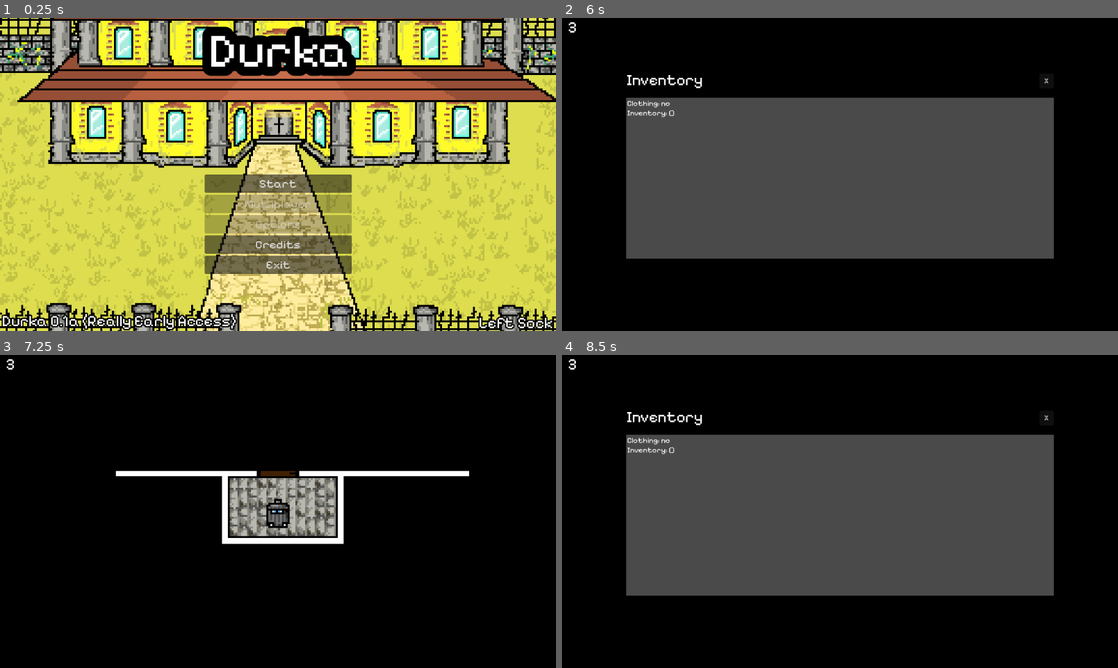
Above: before the commit, frames 1-4 (two rows, left to right).
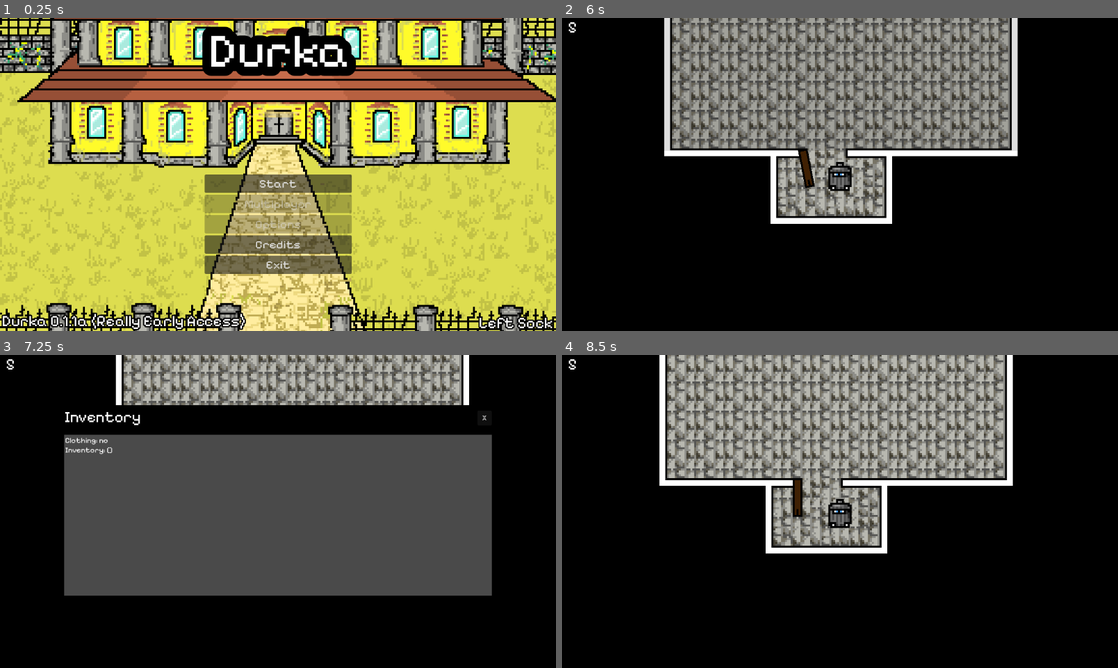
Above: after the commit, the same moments.

Repository: fawgio/durka-game
Game: Godot game, scene res://scenes/main.tscn
Same seed, same stepped clock (60 frames per second), same inputs: the game is played once before the commit and once after it.
Inputs (mouse positions are in pixels of both pictures, inside the frame that each line leads up to):
- Up to frame 1 (0.25 s): no input
- Up to frame 2 (6 s): click "Start" at 0.5 s; tap Enter at 1.25, 3.5, 5 s; move the mouse to (962, 158) at 1.27 s; hold D (right) 1.28-2 s; click (962, 158) at 1.35 s; tap E (inv) at 1.55, 2.85, 3.8, 5.3 s; click "X" at 2 s; tap Space at 2.75, 4.25, 5.75 s; move the mouse to (728, 190) at 2.77 s; hold S (down) 2.78-3.53 s; click (728, 190) at 3.05 s; move the mouse to (895, 105) at 3.52 s; hold D (right) 3.53-4.28 s; tap 1 (b1p) at 3.6 s; move the mouse to (812, 237) at 4.27 s; hold W (up) 4.28-5.03 s; tap 2 (b2p) at 4.35 s; click (812, 237) at 4.55 s; move the mouse to (1006, 221) at 5.02 s; hold A (left) from 5.03 s (still down); right-click (1006, 221) at 5.1 s; tap Escape (exina) at 5.65 s; move the mouse to (673, 127) at 5.77 s; click (673, 127) at 5.85 s
- Up to frame 3 (7.25 s): move the mouse to (305, 511) at 6.52 s; release A (left) at 6.53 s; hold S (down) from 6.53 s (still down); tap E (inv) at 6.6 s; click (305, 511) at 6.67 s
- Up to frame 4 (8.5 s): move the mouse to (756, 433) at 7.27 s; release S (down) at 7.28 s; hold D (right) 7.28-8.03 s; tap Shift at 7.35 s; click (756, 433) at 7.55 s; move the mouse to (962, 495) at 8.02 s; hold W (up) from 8.03 s (still down); click (962, 495) at 8.1 s; tap E (inv) at 8.3 s

The runs differ from the first frame. In frame 1, 0.8% of the frame differs, in the area x 12-45%, y 94-100%; in frame 2, 53%; in frame 3, 49%; in frame 4, 53%, in the area x 1-89%, y 0-77%.
Error in both runs: Invalid call. Nonexistent function '<null> (Callable)'. (res://scripts/gui.gd:18)

Commit message:
Add bat + Bug fixes
Fixed bugs:
- Wrong rotation of doors in the hall
- Not working Escape to exit interaction

Diff:
--- /dev/null
+++ b/scenes/bat.tscn
@@ -0,0 +1,28 @@
+[gd_scene load_steps=5 format=3 uid="uid://bgg6eavn0wdbv"]
+
+[ext_resource type="Script" uid="uid://dgvsagedg36s0" path="res://scripts/bat.gd" id="1_cnldk"]
+[ext_resource type="Texture2D" uid="uid://coskernx1nljr" path="res://sprites/bat.png" id="1_uhqni"]
+
+[sub_resource type="RectangleShape2D" id="RectangleShape2D_cnldk"]
+size = Vector2(9.5, 4)
+
+[sub_resource type="SpriteFrames" id="SpriteFrames_48wkk"]
+animations = [{
+"frames": [{
+"duration": 1.0,
+"texture": ExtResource("1_uhqni")
+}],
+"loop": true,
+"name": &"default",
+"speed": 5.0
+}]
+
+[node name="bat" type="CharacterBody2D"]
+script = ExtResource("1_cnldk")
+
+[node name="col" type="CollisionShape2D" parent="."]
+position = Vector2(0.25, 0)
+shape = SubResource("RectangleShape2D_cnldk")
+
+[node name="spr" type="AnimatedSprite2D" parent="."]
+sprite_frames = SubResource("SpriteFrames_48wkk")
--- a/scenes/game.tscn
+++ b/scenes/game.tscn
@@ -144,7 +144,7 @@
 }]
 
 [sub_resource type="RectangleShape2D" id="RectangleShape2D_ntlq0"]
-size = Vector2(4.5, 20)
+size = Vector2(20, 4.875)
 
 [sub_resource type="CapsuleShape2D" id="CapsuleShape2D_inisg"]
 radius = 6.75
@@ -433,11 +433,12 @@
 [node name="doors" type="Node2D" parent="room2"]
 
 [node name="door" type="CharacterBody2D" parent="room2/doors"]
-position = Vector2(155, 75)
+position = Vector2(147.25, 68)
+rotation = 1.5707964
 script = ExtResource("11_8qhb1")
 
 [node name="col" type="CollisionShape2D" parent="room2/doors/door"]
-position = Vector2(0.25, -7)
+position = Vector2(0, -7.8125076)
 shape = SubResource("RectangleShape2D_ntlq0")
 
 [node name="spr" type="AnimatedSprite2D" parent="room2/doors/door"]
@@ -468,7 +469,8 @@
 [node name="doors" type="Node2D" parent="room3"]
 
 [node name="door" type="CharacterBody2D" parent="room3/doors"]
-position = Vector2(154.5, 75)
+position = Vector2(146.75, 68)
+rotation = 1.5707964
 script = ExtResource("11_8qhb1")
 
 [node name="col" type="CollisionShape2D" parent="room3/doors/door"]
@@ -502,7 +504,8 @@
 [node name="doors" type="Node2D" parent="room4"]
 
 [node name="door" type="CharacterBody2D" parent="room4/doors"]
-position = Vector2(155.5, 75.5)
+position = Vector2(147.75, 68.5)
+rotation = 1.5707964
 script = ExtResource("11_8qhb1")
 
 [node name="col" type="CollisionShape2D" parent="room4/doors/door"]
@@ -536,7 +539,8 @@
 [node name="doors" type="Node2D" parent="room5"]
 
 [node name="door" type="CharacterBody2D" parent="room5/doors"]
-position = Vector2(155.5, 70.25)
+position = Vector2(147.75, 63.25)
+rotation = 1.5707964
 script = ExtResource("11_8qhb1")
 
 [node name="col" type="CollisionShape2D" parent="room5/doors/door"]
@@ -570,7 +574,8 @@
 [node name="doors" type="Node2D" parent="room6"]
 
 [node name="door" type="CharacterBody2D" parent="room6/doors"]
-position = Vector2(155.5, 60)
+position = Vector2(147.75, 53)
+rotation = 1.5707964
 script = ExtResource("11_8qhb1")
 
 [node name="col" type="CollisionShape2D" parent="room6/doors/door"]
@@ -604,7 +609,8 @@
 [node name="doors" type="Node2D" parent="room7"]
 
 [node name="door" type="CharacterBody2D" parent="room7/doors"]
-position = Vector2(-0.75, 75)
+position = Vector2(-8.5, 68)
+rotation = 1.5707964
 script = ExtResource("11_8qhb1")
 
 [node name="col" type="CollisionShape2D" parent="room7/doors/door"]
@@ -638,7 +644,8 @@
 [node name="doors" type="Node2D" parent="room8"]
 
 [node name="door" type="CharacterBody2D" parent="room8/doors"]
-position = Vector2(-0.75, 75)
+position = Vector2(-8.5, 68)
+rotation = 1.5707964
 script = ExtResource("11_8qhb1")
 
 [node name="col" type="CollisionShape2D" parent="room8/doors/door"]
@@ -693,6 +700,7 @@
 [node name="closet2" type="CharacterBody2D" parent="."]
 position = Vector2(-68.25, -133)
 script = ExtResource("19_37s47")
+cname = "no"
 
 [node name="col" type="CollisionShape2D" parent="closet2"]
 shape = SubResource("RectangleShape2D_bt5mj")
--- /dev/null
+++ b/scenes/game_r.tscn
@@ -0,0 +1,225 @@
+[gd_scene load_steps=19 format=3 uid="uid://ey4wjxqanpji"]
+
+[ext_resource type="Script" uid="uid://cobimuguia3jc" path="res://scripts/game.gd" id="1_i7jcm"]
+[ext_resource type="Texture2D" uid="uid://gpwh3psjbu8e" path="res://tiles.png" id="2_7xvsx"]
+[ext_resource type="Script" uid="uid://10avkgj3mymp" path="res://scripts/random.gd" id="3_7b4bf"]
+[ext_resource type="Script" uid="uid://dxm0ifati1wf1" path="res://scripts/enemy.gd" id="6_ys01m"]
+[ext_resource type="Texture2D" uid="uid://bbnvgfymh1c6o" path="res://sprites/sanitar_move.png" id="7_q1rja"]
+[ext_resource type="Texture2D" uid="uid://kgywscxjtixa" path="res://sprites/sanitar_sus.png" id="8_pmj3l"]
+[ext_resource type="Texture2D" uid="uid://brr1d4xsd7b8g" path="res://sprites/sanitar_north.png" id="9_jjftf"]
+
+[sub_resource type="TileSetAtlasSource" id="TileSetAtlasSource_i28rj"]
+texture = ExtResource("2_7xvsx")
+texture_region_size = Vector2i(5, 5)
+0:0/0 = 0
+1:0/0 = 0
+2:0/0 = 0
+3:0/0 = 0
+4:0/0 = 0
+5:0/0 = 0
+6:0/0 = 0
+7:0/0 = 0
+0:1/0 = 0
+1:1/0 = 0
+2:1/0 = 0
+3:1/0 = 0
+4:1/0 = 0
+5:1/0 = 0
+6:1/0 = 0
+7:1/0 = 0
+0:2/0 = 0
+1:2/0 = 0
+2:2/0 = 0
+3:2/0 = 0
+4:2/0 = 0
+5:2/0 = 0
+6:2/0 = 0
+7:2/0 = 0
+0:3/0 = 0
+0:3/0/physics_layer_0/polygon_0/points = PackedVector2Array(-2.5, -2.5, 2.5, -2.5, 2.5, 2.5, -2.5, 2.5)
+1:3/0 = 0
+1:3/0/physics_layer_0/polygon_0/points = PackedVector2Array(-2.5, -2.5, 2.5, -2.5, 2.5, 2.5, -2.5, 2.5)
+2:3/0 = 0
+2:3/0/physics_layer_0/polygon_0/points = PackedVector2Array(-2.5, -2.5, 2.5, -2.5, 2.5, 2.5, -2.5, 2.5)
+3:3/0 = 0
+3:3/0/physics_layer_0/polygon_0/points = PackedVector2Array(-2.5, -2.5, 2.5, -2.5, 2.5, 2.5, -2.5, 2.5)
+4:3/0 = 0
+4:3/0/physics_layer_0/polygon_0/points = PackedVector2Array(-2.5, -2.5, 2.5, -2.5, 2.5, 2.5, -2.5, 2.5)
+5:3/0 = 0
+5:3/0/physics_layer_0/polygon_0/points = PackedVector2Array(-2.5, -2.5, 2.5, -2.5, 2.5, 2.5, -2.5, 2.5)
+6:3/0 = 0
+7:3/0 = 0
+0:4/0 = 0
+0:4/0/physics_layer_0/polygon_0/points = PackedVector2Array(-2.5, -2.5, 2.5, -2.5, 2.5, 2.5, -2.5, 2.5)
+1:4/0 = 0
+1:4/0/physics_layer_0/polygon_0/points = PackedVector2Array(-2.5, -2.5, 2.5, -2.5, 2.5, 2.5, -2.5, 2.5)
+2:4/0 = 0
+2:4/0/physics_layer_0/polygon_0/points = PackedVector2Array(-2.5, -2.5, 2.5, -2.5, 2.5, 2.5, -2.5, 2.5)
+3:4/0 = 0
+3:4/0/physics_layer_0/polygon_0/points = PackedVector2Array(-2.5, -2.5, 2.5, -2.5, 2.5, 2.5, -2.5, 2.5)
+4:4/0 = 0
+5:4/0 = 0
+6:4/0 = 0
+7:4/0 = 0
+0:5/0 = 0
+1:5/0 = 0
+1:5/0/physics_layer_0/polygon_0/points = PackedVector2Array(-2.5, -2.5, 2.5, -2.5, 2.5, 2.5, -2.5, 2.5)
+2:5/0 = 0
+2:5/0/physics_layer_0/polygon_0/points = PackedVector2Array(-2.5, -2.5, 2.5, -2.5, 2.5, 2.5, -2.5, 2.5)
+3:5/0 = 0
+3:5/0/physics_layer_0/polygon_0/points = PackedVector2Array(-2.5, -2.5, 2.5, -2.5, 2.5, 2.5, -2.5, 2.5)
+4:5/0 = 0
+5:5/0 = 0
+6:5/0 = 0
+7:5/0 = 0
+0:6/0 = 0
+1:6/0 = 0
+1:6/0/physics_layer_0/polygon_0/points = PackedVector2Array(-2.5, -2.5, 2.5, -2.5, 2.5, 2.5, -2.5, 2.5)
+2:6/0 = 0
+2:6/0/physics_layer_0/polygon_0/points = PackedVector2Array(-2.5, -2.5, 2.5, -2.5, 2.5, 2.5, -2.5, 2.5)
+3:6/0 = 0
+3:6/0/physics_layer_0/polygon_0/points = PackedVector2Array(-2.5, -2.5, 2.5, -2.5, 2.5, 2.5, -2.5, 2.5)
+4:6/0 = 0
+5:6/0 = 0
+6:6/0 = 0
+7:6/0 = 0
+0:7/0 = 0
+1:7/0 = 0
+1:7/0/physics_layer_0/polygon_0/points = PackedVector2Array(-2.5, -2.5, 2.5, -2.5, 2.5, 2.5, -2.5, 2.5)
+2:7/0 = 0
+2:7/0/physics_layer_0/polygon_0/points = PackedVector2Array(-2.5, -2.5, 2.5, -2.5, 2.5, 2.5, -2.5, 2.5)
+3:7/0 = 0
+3:7/0/physics_layer_0/polygon_0/points = PackedVector2Array(-2.5, -2.5, 2.5, -2.5, 2.5, 2.5, -2.5, 2.5)
+4:7/0 = 0
+5:7/0 = 0
+6:7/0 = 0
+7:7/0 = 0
+0:8/0 = 0
+1:8/0 = 0
+1:8/0/physics_layer_0/polygon_0/points = PackedVector2Array(-2.5, -2.5, 2.5, -2.5, 2.5, 2.5, -2.5, 2.5)
+2:8/0 = 0
+3:8/0 = 0
+4:8/0 = 0
+5:8/0 = 0
+6:8/0 = 0
+7:8/0 = 0
+0:9/0 = 0
+1:9/0 = 0
+2:9/0 = 0
+3:9/0 = 0
+4:9/0 = 0
+5:9/0 = 0
+6:9/0 = 0
+7:9/0 = 0
+
+[sub_resource type="TileSet" id="TileSet_ugmxj"]
+tile_size = Vector2i(5, 5)
+physics_layer_0/collision_layer = 1
+sources/1 = SubResource("TileSetAtlasSource_i28rj")
+
+[sub_resource type="CapsuleShape2D" id="CapsuleShape2D_4dxsl"]
+radius = 6.75
+height = 22.5
+
+[sub_resource type="AtlasTexture" id="AtlasTexture_6mj8y"]
+atlas = ExtResource("7_q1rja")
+region = Rect2(0, 0, 18, 21)
+
+[sub_resource type="AtlasTexture" id="AtlasTexture_6iia4"]
+atlas = ExtResource("7_q1rja")
+region = Rect2(18, 0, 18, 21)
+
+[sub_resource type="AtlasTexture" id="AtlasTexture_23sdy"]
+atlas = ExtResource("7_q1rja")
+region = Rect2(0, 0, 17, 21)
+
+[sub_resource type="AtlasTexture" id="AtlasTexture_6svua"]
+atlas = ExtResource("7_q1rja")
+region = Rect2(0, 0, 18, 21)
+
+[sub_resource type="AtlasTexture" id="AtlasTexture_p7pa8"]
+atlas = ExtResource("7_q1rja")
+region = Rect2(18, 0, 18, 21)
+
+[sub_resource type="AtlasTexture" id="AtlasTexture_mvnc5"]
+atlas = ExtResource("9_jjftf")
+region = Rect2(0, 0, 11, 18)
+
+[sub_resource type="AtlasTexture" id="AtlasTexture_ddupd"]
+atlas = ExtResource("9_jjftf")
+region = Rect2(11, 0, 11, 18)
+
+[sub_resource type="SpriteFrames" id="SpriteFrames_nvkp4"]
+animations = [{
+"frames": [],
+"loop": true,
+"name": &"idle",
+"speed": 5.0
+}, {
+"frames": [{
+"duration": 1.0,
+"texture": SubResource("AtlasTexture_6mj8y")
+}, {
+"duration": 1.0,
+"texture": SubResource("AtlasTexture_6iia4")
+}],
+"loop": true,
+"name": &"running",
+"speed": 5.0
+}, {
+"frames": [{
+"duration": 1.0,
+"texture": ExtResource("8_pmj3l")
+}, {
+"duration": 1.0,
+"texture": SubResource("AtlasTexture_23sdy")
+}],
+"loop": true,
+"name": &"sus",
+"speed": 5.0
+}, {
+"frames": [{
+"duration": 1.0,
+"texture": SubResource("AtlasTexture_6svua")
+}, {
+"duration": 1.0,
+"texture": SubResource("AtlasTexture_p7pa8")
+}],
+"loop": true,
+"name": &"walking",
+"speed": 5.0
+}, {
+"frames": [{
+"duration": 1.0,
+"texture": SubResource("AtlasTexture_mvnc5")
+}, {
+"duration": 1.0,
+"texture": SubResource("AtlasTexture_ddupd")
+}],
+"loop": true,
+"name": &"walking_north",
+"speed": 5.0
+}]
+
+[node name="game" type="Node2D"]
+scale = Vector2(4, 4)
+script = ExtResource("1_i7jcm")
+spawn = Vector2(0, 0)
+
+[node name="tiles" type="TileMap" parent="."]
+tile_set = SubResource("TileSet_ugmxj")
+format = 2
+
+[node name="random" type="Node2D" parent="."]
+script = ExtResource("3_7b4bf")
+
+[node name="sanitar" type="CharacterBody2D" parent="."]
+position = Vector2(-1103, 69.75)
+script = ExtResource("6_ys01m")
+
+[node name="col" type="CollisionShape2D" parent="sanitar"]
+shape = SubResource("CapsuleShape2D_4dxsl")
+
+[node name="spr" type="AnimatedSprite2D" parent="sanitar"]
+sprite_frames = SubResource("SpriteFrames_nvkp4")
+animation = &"sus"
--- a/scenes/main.tscn
+++ b/scenes/main.tscn
@@ -82,7 +82,7 @@
 offset_right = 106.75
 offset_bottom = 110.0
 scale = Vector2(0.25, 0.25)
-text = "Durka 0.1a (Really Early Access)"
+text = "Durka 0.1.1a (Really Early Access)"
 label_settings = SubResource("LabelSettings_0wfyh")
 
 [node name="Label3" type="Label" parent="."]
--- /dev/null
+++ b/scenes/room.tscn
@@ -0,0 +1,52 @@
+[gd_scene load_steps=5 format=3 uid="uid://cqp5ykik8m52x"]
+
+[ext_resource type="Script" uid="uid://dkun4cooirg1x" path="res://scripts/door.gd" id="1_ffxv4"]
+[ext_resource type="Texture2D" uid="uid://drrtnqlb8ifxm" path="res://sprites/door.png.png" id="2_85yof"]
+
+[sub_resource type="RectangleShape2D" id="RectangleShape2D_14vil"]
+size = Vector2(20, 5)
+
+[sub_resource type="SpriteFrames" id="SpriteFrames_jxe34"]
+animations = [{
+"frames": [{
+"duration": 1.0,
+"texture": ExtResource("2_85yof")
+}],
+"loop": true,
+"name": &"default",
+"speed": 5.0
+}]
+
+[node name="room0" type="Node2D"]
+position = Vector2(-996.75, -56)
+
+[node name="parts" type="Control" parent="."]
+z_index = 10
+layout_mode = 3
+anchors_preset = 0
+offset_right = 40.0
+offset_bottom = 40.0
+
+[node name="roomPart1" type="ColorRect" parent="parts"]
+layout_mode = 0
+offset_left = 10.25
+offset_top = -96.0
+offset_right = 301.5
+offset_bottom = 66.25
+color = Color(0, 0, 0, 1)
+
+[node name="doors" type="Node2D" parent="."]
+
+[node name="door" type="CharacterBody2D" parent="doors"]
+position = Vector2(95, 75.25)
+script = ExtResource("1_ffxv4")
+
+[node name="col" type="CollisionShape2D" parent="doors/door"]
+position = Vector2(0, -7.75)
+shape = SubResource("RectangleShape2D_14vil")
+
+[node name="spr" type="AnimatedSprite2D" parent="doors/door"]
+position = Vector2(-10.000002, -10.250004)
+scale = Vector2(1.0000006, 1.0000013)
+sprite_frames = SubResource("SpriteFrames_jxe34")
+offset = Vector2(10.000019, 2.5)
--- /dev/null
+++ b/scripts/bat.gd
@@ -0,0 +1,30 @@
+extends CharacterBody2D
+
+var goal
+var alive = 0.0
+
+func _ready() -> void:
+	for c in $"/root/game".get_children():
+		if c is Enemy:
+			if goal == null or abs(goal.position - position) > abs(c.position - position):
+				goal = c.position
+
+	if goal != null:
+		if goal.y > position.y:
+			position.y += 30
+	else:
+		queue_free()
+
+func _physics_process(delta: float) -> void:
+	alive += delta
+	if alive >= 1.0:
+		queue_free()
+
+	position += position.direction_to(goal)
+
+	move_and_slide()
+
+	for index in get_slide_collision_count():
+		if get_slide_collision(index).get_collider() is InaObject:
+			get_slide_collision(index).get_collider().delete()
+			queue_free()
--- a/scripts/closet.gd
+++ b/scripts/closet.gd
@@ -1,6 +1,8 @@
 extends InaObject
 
-@onready var stored = plr.CLOTHING.halat
+@export var cname = "halat"
+
+@onready var stored = plr.CLOTHING[cname]
 
 func _ready() -> void:
 	title = "Hanger"
--- a/scripts/door.gd
+++ b/scripts/door.gd
@@ -26,3 +26,6 @@
 	get_node("spr").rotation = deg_to_rad(round(rad_to_deg(get_node("spr").rotation)))
 	if !open:
 		d = 1
+
+func delete():
+	interact()
--- a/scripts/game.gd
+++ b/scripts/game.gd
@@ -1,6 +1,8 @@
 extends Node2D
 
 var players = 0
+
+@export var spawn : Vector2 = Vector2(-59,140)
 
 var peer_list = []
 
@@ -25,7 +27,7 @@
 	var player = preload("res://scenes/player.tscn").instantiate()
 	player.name = pname if id != 0 else "player"
 	player.user_id = id
-	player.global_position = Vector2(-59,140)
+	player.global_position = spawn
 	add_child(player)
 	players+=1
 	print("	Add player, id "+str(player.user_id) + ", count "+str(players))
--- a/scripts/mainmenu.gd
+++ b/scripts/mainmenu.gd
@@ -7,6 +7,7 @@
 
 func _ready() -> void:
 	level = preload("res://scenes/game.tscn")
+	#level = preload("res://scenes/game_r.tscn")
 	options = preload("res://scenes/options.tscn").instantiate()
 	credits = preload("res://scenes/credits.tscn").instantiate()
 	multi = preload("res://scenes/multi.tscn").instantiate()
--- a/scripts/object.gd
+++ b/scripts/object.gd
@@ -1,7 +1,7 @@
 extends CharacterBody2D
 class_name InaObject
 
-@onready var plr = get_tree().root.get_node("game/player")
+@onready var plr = get_tree().root.get_node("/root/game/player")
 @onready var GUI : Control = plr.get_node("inaGUI")
 
 @export var title : String= "Object"
@@ -37,3 +37,6 @@
 
 func exit():
 	GUI.visible = false
+
+func delete():
+	queue_free()
--- a/scripts/player.gd
+++ b/scripts/player.gd
@@ -11,7 +11,7 @@
 var hid = false
 var inv = []
 var clothing = CLOTHING.no
-var lives = 3
+var lives = 5
 
 var peer_list = []
 
@@ -65,15 +65,20 @@
 			log.text = "["+InputMap.action_get_events("ina")[0].as_text()+"] to interact with "+collided.title
 			if Input.is_action_just_pressed("ina"):
 				collided.interact()
-			if direction != Vector2.ZERO || Input.is_action_just_pressed("exina"):
-				collided.exit()
+				log.text = ""
+		elif Input.is_action_just_pressed("ina"):
+			if (inv.has("Bat")):
+				var bat = preload("res://scenes/bat.tscn").instantiate()
+				bat.position = position + Vector2(0,-10)
+				$"..".add_child(bat)
 
-		collided = null
-		for index in get_slide_collision_count():
-			if index >= 1:
-				pass
-			if get_slide_collision(index).get_collider() is InaObject && not get_slide_collision(index).get_collider() is Enemy:
-				collided = get_slide_collision(index).get_collider()
+	if collided != null && (direction != Vector2.ZERO || Input.is_action_just_pressed("exina")):
+			collided.exit()
+
+	collided = null
+	for index in get_slide_collision_count():
+		if get_slide_collision(index).get_collider() is InaObject && not get_slide_collision(index).get_collider() is Enemy:
+			collided = get_slide_collision(index).get_collider()
 
 	# Inventory
 	if Input.is_action_just_pressed("inv"):
--- /dev/null
+++ b/scripts/random.gd
@@ -0,0 +1,33 @@
+extends Node2D
+
+@export var floor: Vector2i = Vector2(0,0)
+@export var wall: Vector2i = Vector2(1,4)
+
+func _ready():
+	var tm: TileMap = $"../tiles"
+	tm.clear()
+	#genRoom(tm, Vector2i(room_width, room_height), Vector2i(-20,0))
+
+	for i in range(5,0,-1):
+		genRoom(tm, Vector2i(40,40), Vector2i(-21,i*(39)-140))
+
+
+func genRoom(tm: TileMap, size: Vector2i, origin: Vector2i):
+	for y in range(size.y):
+		for x in range(size.x):
+			tm.set_cell(0,Vector2i(x + origin.x, y + origin.y), 1, floor)
+	for x in range(size.x):
+		tm.set_cell(0,Vector2i(x + origin.x, origin.y), 1, wall)
+		tm.set_cell(0,Vector2i(x + origin.x, origin.y + size.y - 1), 1, wall)
+	for y in range(size.y):
+		tm.set_cell(0,Vector2i(origin.x, y + origin.y), 1, wall)
+		tm.set_cell(0,Vector2i(origin.x + size.x - 1, y + origin.y), 1, wall)
+	for x in range(4):
+		tm.set_cell(0,Vector2i(x + origin.x + round(size.x/2) - 1,origin.y+size.y - 1), 1, floor)
+	var room : Node2D = preload("res://scenes/room.tscn").instantiate()
+	room.get_node("parts/roomPart1").size = size#*tm.tile_set.tile_size
+	room.get_node("doors/door").global_position = Vector2(0,0)
+	room.position = origin*tm.tile_set.tile_size
+	room.name = "room"+str(origin.y)
+	print(room)
+	$"/root/game".add_child.call_deferred(room)
Not shown, added: builds/html/index.apple-touch-icon.png.import
Not shown, added: builds/html/index.icon.png.import
Not shown, added: builds/html/index.png.import
Not shown, changed: export_presets.cfg
Not shown, added: scripts/bat.gd.uid
Not shown, added: scripts/random.gd.uid
Binary file added: sprites/bat.png
Not shown, added: sprites/bat.png.import
Not shown, added: builds/html/index.apple-touch-icon.png
Not shown, added: builds/html/index.audio.position.worklet.js
Not shown, added: builds/html/index.audio.worklet.js
Not shown, added: builds/html/index.icon.png
(and 5 more such lines)
